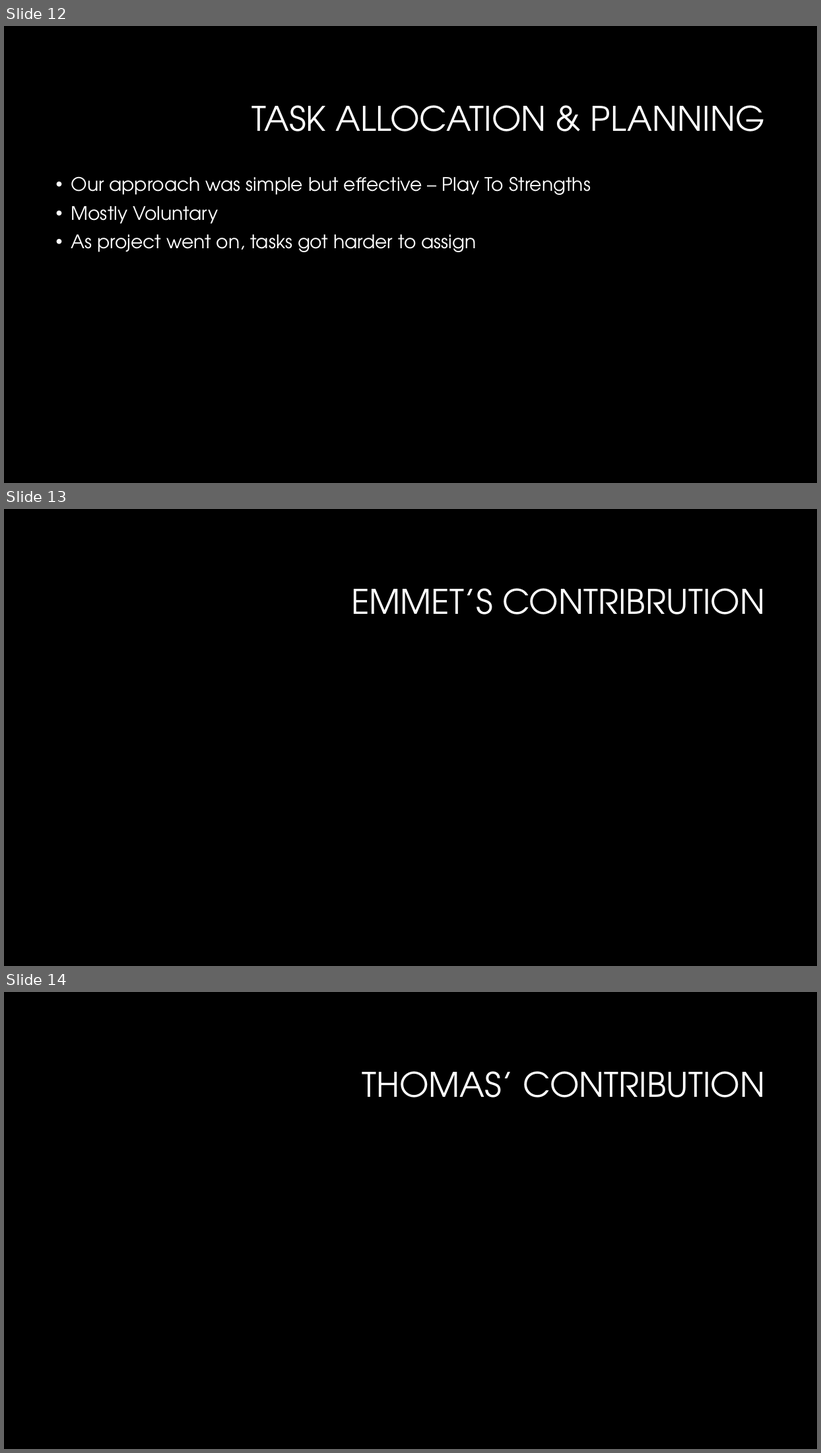
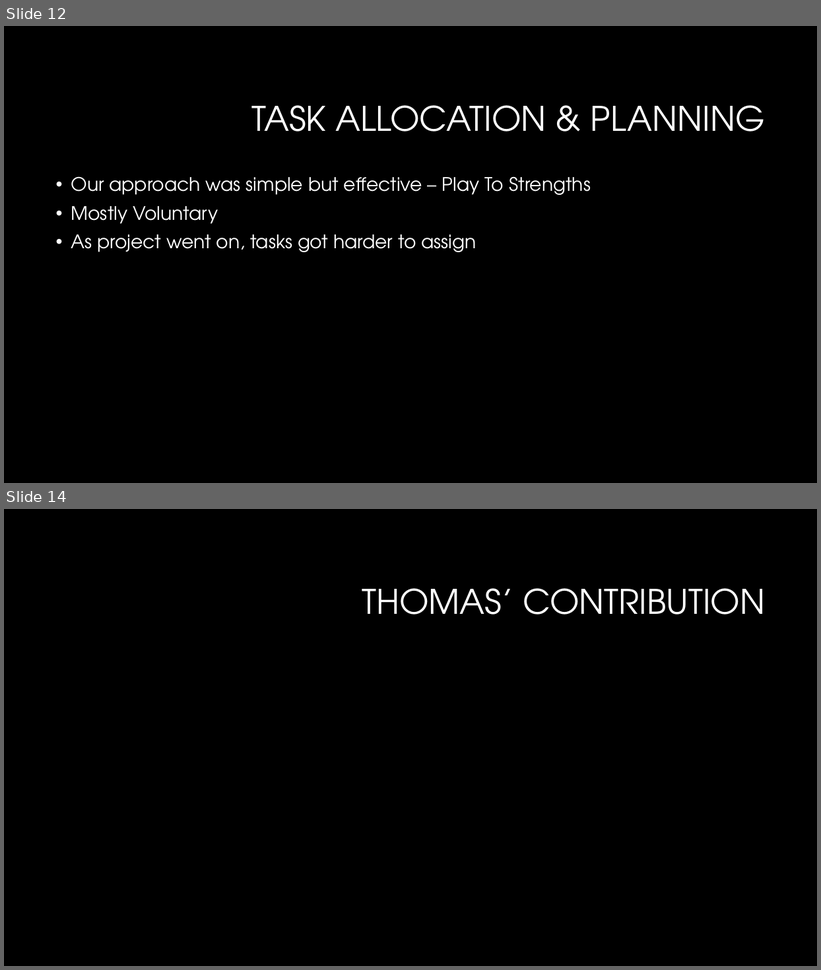
Before and after one commit to Con98/TheSongDb, a slide deck: TheSongDbSite/The Songdb.pptx. Shown one above the other, each under a label of ours: slides 12, 13 and 14 before the commit, slides 12 and 14 after it; the slides between them are not shown. The pictures are 821x1453 and 821x970 pixels, drawn with LibreOffice and Linux fonts; fonts in the diff are those of the drawing; background and template pictures are left out. Boxes give left, top, right and bottom in pixels: in the first picture for what was removed or moved away, otherwise in the second. Text is boxed around its words. In the diff, an @@ line names an element or a change of style, - is before the commit and + after.

```diff
--- a/TheSongDbSite/The Songdb.pptx
+++ b/TheSongDbSite/The Songdb.pptx
@@ slide 13 removed at [4,509,817,966], background #000000 @@
@@ title removed at [351,588,765,615] @@
-EMMET’S CONTRIBRUTION
```
Also in this commit, not shown: 6 slides changed, 2 slides added, 1 other slide removed.
